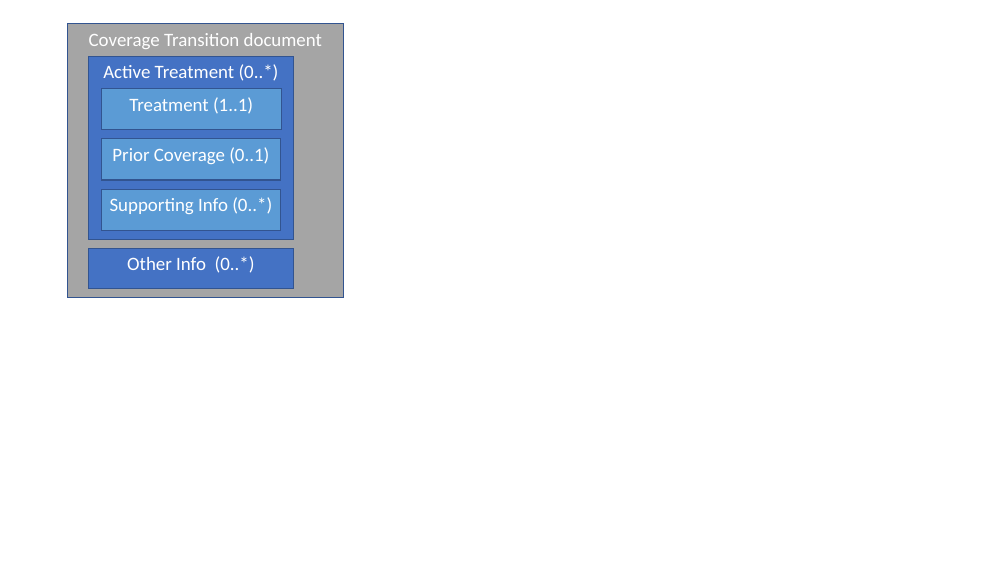
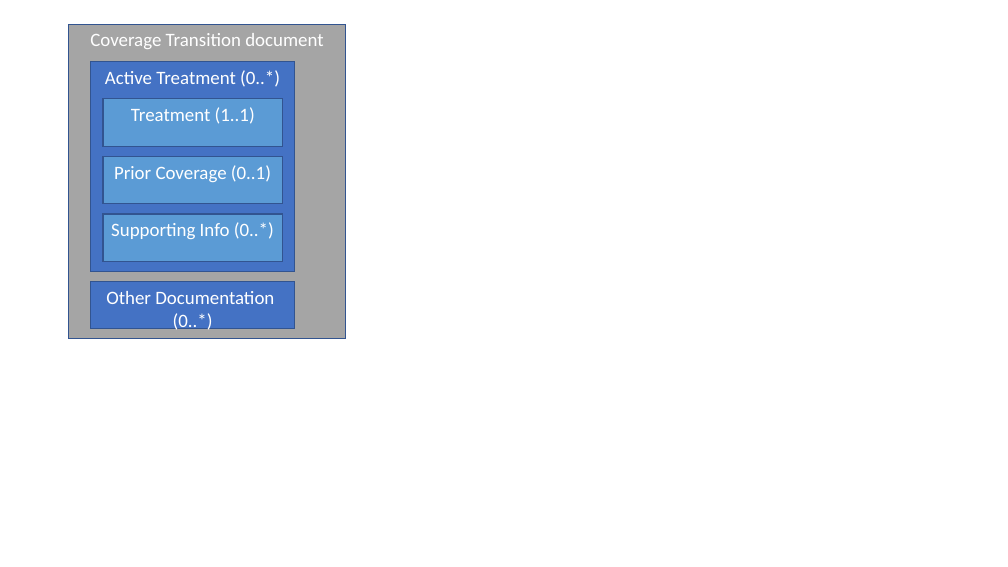
Before and after one commit to HL7/davinci-pcde, a slide deck: slide 1 of src/images-source/images.pptx. Drawn at 1008x567 pixels with LibreOffice and Linux fonts; fonts in the diff are those of the drawing. Boxes give left, top, right and bottom in pixels: in the first picture for what was removed or moved away, otherwise in the second. Text is boxed around its words. In the diff, an @@ line names an element or a change of style, - is before the commit and + after.

```diff
--- a/src/images-source/images.pptx
+++ b/src/images-source/images.pptx
@@ rectangle "Coverage Transition document": place and size @@
-rectangle "Coverage Transition document" at box(67, 23, 344, 298)
+rectangle "Coverage Transition document" at box(69, 24, 346, 339)
@@ rectangle "Active Treatment (0..*)": place and size @@
-rectangle "Active Treatment (0..*)" at box(89, 56, 293, 239)
+rectangle "Active Treatment (0..*)" at box(91, 62, 295, 272)
@@ rectangle "Treatment (1..1)": place and size @@
-rectangle "Treatment (1..1)" at box(101, 88, 281, 130)
+rectangle "Treatment (1..1)" at box(103, 99, 283, 146)
@@ rectangle "Prior Coverage (0..1)": place and size @@
-rectangle "Prior Coverage (0..1)" at box(101, 139, 281, 181)
+rectangle "Prior Coverage (0..1)" at box(103, 157, 282, 203)
@@ rectangle "Supporting Info (0..*)": place and size @@
-rectangle "Supporting Info (0..*)" at box(101, 189, 281, 231)
+rectangle "Supporting Info (0..*)" at box(103, 214, 282, 261)
@@ rectangle "Other Documentation (0..*)": place and size @@
-rectangle "Other Documentation (0..*)" at box(89, 248, 293, 289)
+rectangle "Other Documentation (0..*)" at box(91, 282, 295, 329)
@@ text in rectangle at box(106, 291, 274, 332): text changed @@
-Other Info (0..*)
+Other Documentation (0..*)
```
Also in this commit, not shown: 10 other files.
